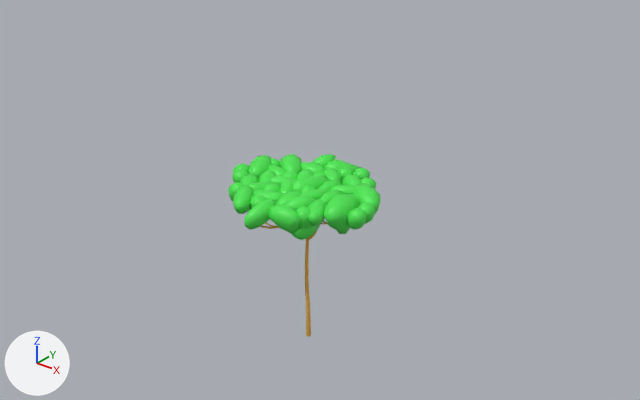
The glTF model dist/resources/gltf/tree.glb: old version first, new version second.
Both versions are drawn from a 50 mm camera at (186.0, -225.0, 200.0) aimed at (-18.0, 30.0, 42.0). The lights are fixed; the arrows at lower left show +X, +Y and +Z. The picture after the commit comes second. Where no turn or scale is listed for an object, it has been applied to the vertices.

Before the edit, the objects in view are built like this:
```python
me_icosphere = bpy.data.meshes.new('Icosphere')
me_icosphere.from_pydata(...)  # 2058 vertices, 3920 faces; spans x -44.9..18.8, y -13.1..48.0, z -6.6..10.3
me_icosphere.materials.append(mat_material)  # green #4ce752
ob_tree_leaves = bpy.data.objects.new('tree_leaves', me_icosphere)
ob_tree_leaves.location = (11.2, -16.2, 57.6)
```
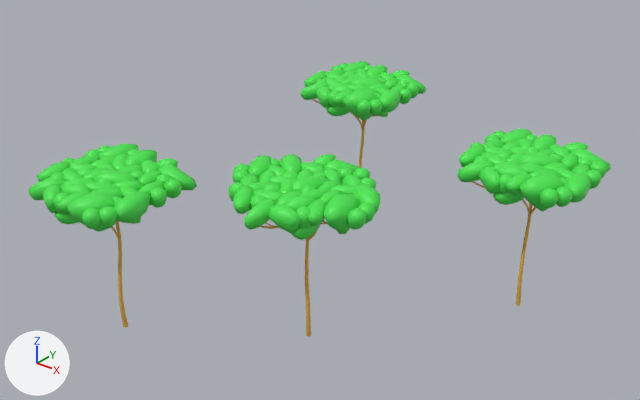
The newer file is also rescaled (x0.4), turned or shifted as a whole; pictures and numbers use the older file's frame.

Changed parts and their boxes [x1, y1, x2, y2] in the pictures (640 x 400 px):
'tree_leaves.003', added (green)
    after: [29, 143, 197, 232]
'tree_leaves.001', added (green)
    after: [458, 129, 611, 212]
'tree_leaves.002', added (green)
    after: [301, 61, 426, 120]
'tree trunk.001', added (mostly hidden)
    after: [472, 181, 536, 306]
'tree trunk.003', added (orange)
    after: [111, 221, 128, 328]
'tree trunk.002', added (mostly hidden)
    after: [312, 99, 377, 167]

Diff of the bpy script that builds the scene:
```diff
--- a/dist/resources/gltf/tree.glb.py
+++ b/dist/resources/gltf/tree.glb.py
@@ me_icosphere_003 @@
+me_icosphere_003.from_pydata(...)  # 2058 vertices, 3920 faces; spans x -27.0..27.5, y -5.0..47.6, z -6.6..10.3
+me_icosphere_003.materials.append(mat_material)  # green #4ce752
@@ me_mesh_003 @@
+me_mesh_003.from_pydata(...)  # 3780 vertices, 6912 faces; spans x -25.8..20.3, y -21.7..24.3, z 0.0..65.8
+me_mesh_003.materials.append(mat_tronc)  # orange #e7b34f
@@ ob_tree_leaves_003 @@
+ob_tree_leaves_003 = bpy.data.objects.new('tree_leaves.003', me_icosphere_003)
+ob_tree_leaves_003.location = (-62.8, -60.4, 57.6)
@@ ob_tree_trunk_003 @@
+ob_tree_trunk_003 = bpy.data.objects.new('tree trunk.003', me_mesh_003)
+ob_tree_trunk_003.location = (-61.0, -40.8, 0.0)
@@ ob_tree_leaves_002 @@
+ob_tree_leaves_002 = bpy.data.objects.new('tree_leaves.002', me_icosphere_003.copy())
+ob_tree_leaves_002.location = (-55.3, 87.1, 57.6)
@@ ob_tree_trunk_002 @@
+ob_tree_trunk_002 = bpy.data.objects.new('tree trunk.002', me_mesh_003.copy())
+ob_tree_trunk_002.location = (-53.5, 106.7, 0.0)
@@ ob_tree_leaves_001 @@
+ob_tree_leaves_001 = bpy.data.objects.new('tree_leaves.001', me_icosphere_003.copy())
+ob_tree_leaves_001.location = (52.2, 52.1, 57.6)
@@ ob_tree_trunk_001 @@
+ob_tree_trunk_001 = bpy.data.objects.new('tree trunk.001', me_mesh_003.copy())
+ob_tree_trunk_001.location = (54.0, 71.7, 0.0)
```
